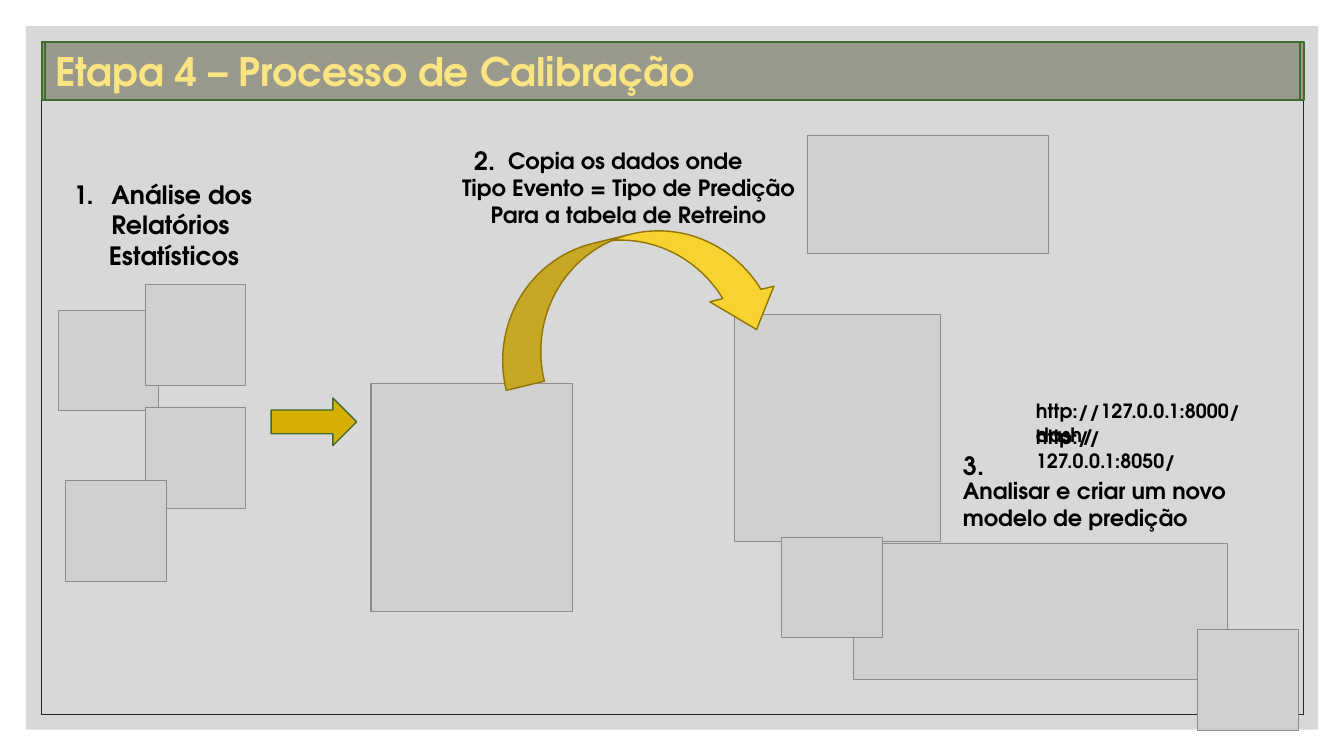
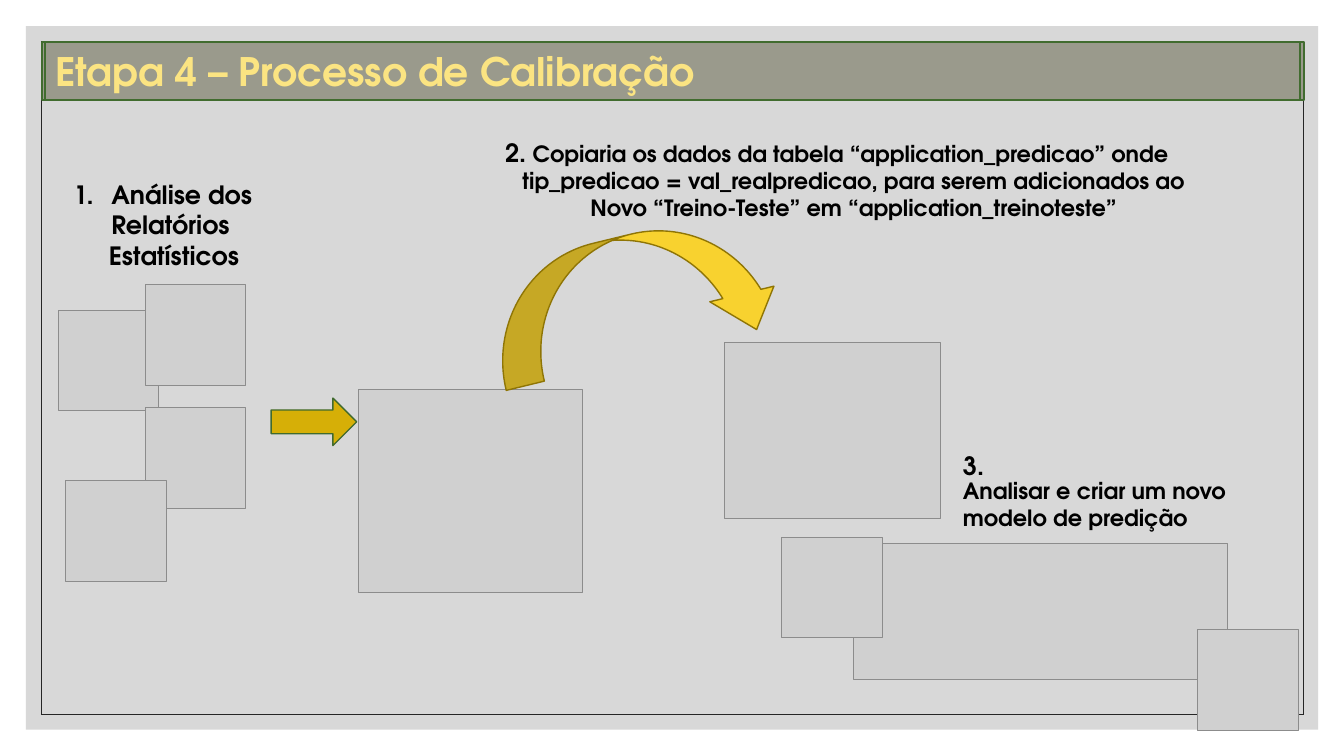
Before and after one commit to tciodaro/mit_data_science, a slide deck: slide 16 of Docs/Project/Projeto AI.pptx (slide 15 before the commit). Drawn at 1344x756 pixels with LibreOffice and Linux fonts; fonts in the diff are those of the drawing; grey boxes stand for pictures. Boxes give left, top, right and bottom in pixels: in the first picture for what was removed or moved away, otherwise in the second. Text is boxed around its words. In the diff, an @@ line names an element or a change of style, - is before the commit and + after.

```diff
--- a/Docs/Project/Projeto AI.pptx
+++ b/Docs/Project/Projeto AI.pptx
@@ text "2." rewrapped from <box>474,151,495,180</box> to <box>505,143,526,162</box> @@
@@ text at <box>522,145,1184,220</box>: text changed @@
-Copia os dados onde
-Tipo Evento = Tipo de Predição
-Para a tabela de Retreino
+Copiaria os dados da tabela “application_predicao” onde
+tip_predicao = val_realpredicao, para serem adicionados ao
+Novo “Treino-Teste” em “application_treinoteste”
@@ picture removed at <box>808,135,1050,254</box> @@
@@ picture: place and size @@
-picture at <box>734,315,941,541</box>
+picture at <box>724,343,941,519</box>
@@ picture: place and size @@
-picture at <box>371,383,573,612</box>
+picture at <box>358,390,583,593</box>
@@ text removed at <box>1036,403,1240,448</box> @@
-http://127.0.0.1:8000/dash/
@@ text removed at <box>1036,427,1176,471</box> @@
-http://127.0.0.1:8050/
```
Also in this commit, not shown: 7 other slides changed, 2 slides added, 1 slide removed, 13 other files.
